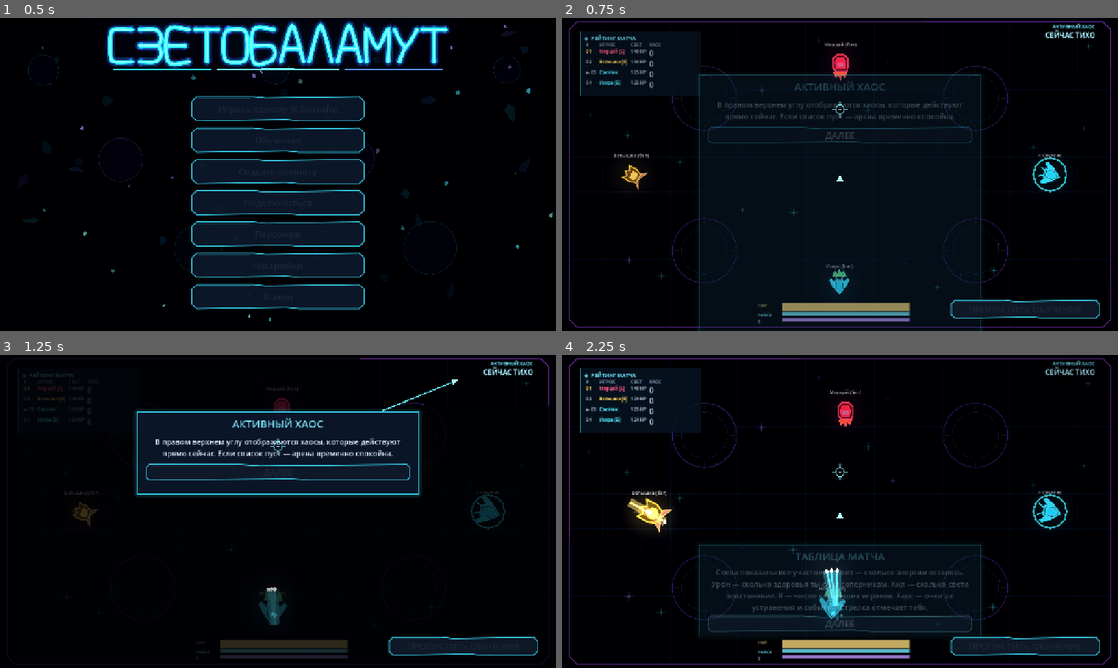
Above: before the commit, frames 1-4 (two rows, left to right).
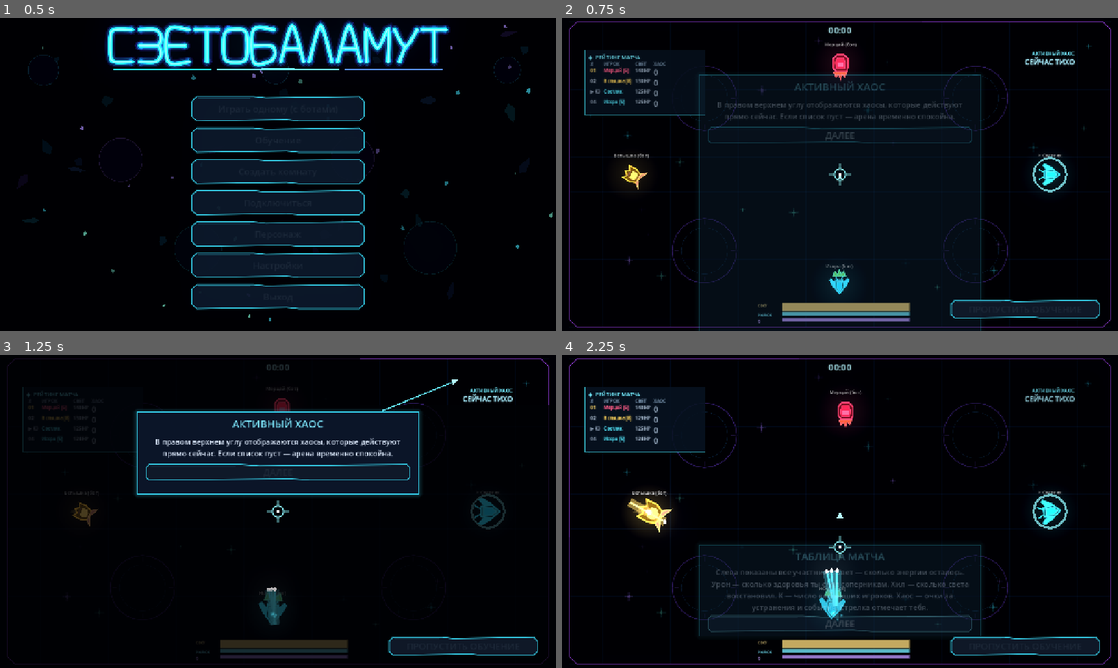
Above: after the commit, the same moments.

Repository: DvoreZZKy/svetobalamut
Game: Godot game, scene res://scenes/menu.tscn
The game is run twice, just before and just after one commit, with the same random seed, the same clock (stepped at 60 frames per second) and the same inputs.
Inputs (mouse positions are in pixels of both pictures, inside the frame that each line leads up to):
- Up to frame 1 (0.5 s): no input
- Up to frame 2 (0.75 s): click "Играть одному (с ботами)" at 0.5 s
- Up to frame 3 (1.25 s): no input
- Up to frame 4 (2.25 s): tap Enter (restart) at 1.25 s; move the mouse to (962, 495) at 1.27 s; press the mouse at (962, 495) at 1.28 s; hold D (right) 1.28-2 s; tap E (possess) at 1.55 s; release the mouse at (962, 495) at 2 s; click "ДАЛЕЕ" at 2 s

Frame 1 is identical in both runs. In frame 2, 2.6% of the frame differs, in the area x 3-96%, y 1-89%; in frame 3, 1.1%; in frame 4, 5.1%, in the area x 3-96%, y 1-85%.

Commit message:
Implement arena stopwatch mouse controls and interactive result cards

Diff:
--- a/scripts/arena.gd
+++ b/scripts/arena.gd
@@ -100,6 +100,10 @@
 var capsule_reload_bar: ProgressBar
 var cursor_layer: CanvasLayer
 var cursor_canvas: Control
+var aim_screen_pos := Vector2.ZERO
+var stopwatch_lbl: Label
+var result_cards: Array[Button] = []
+var result_detail_open := false
 var banner: Label
 var score_lbl: RichTextLabel
 var help_lbl: Label
@@ -308,10 +312,10 @@
 	timer_lbl.mouse_filter = Control.MOUSE_FILTER_IGNORE
 	timer_lbl.anchor_left = 1.0
 	timer_lbl.anchor_right = 1.0
-	timer_lbl.offset_left = -383
-	timer_lbl.offset_right = -53
-	timer_lbl.offset_top = 12
-	timer_lbl.offset_bottom = 270
+	timer_lbl.offset_left = -430
+	timer_lbl.offset_right = -100
+	timer_lbl.offset_top = 74
+	timer_lbl.offset_bottom = 332
 	timer_lbl.horizontal_alignment = HORIZONTAL_ALIGNMENT_RIGHT
 	timer_lbl.add_theme_font_size_override("normal_font_size", 11)
 	timer_lbl.add_theme_font_override("normal_font", _bold_hud_font())
@@ -320,6 +324,14 @@
 	timer_lbl.add_theme_constant_override("table_v_separation", 1)
 	timer_lbl.modulate = Color("#a9efff")
 	cl.add_child(timer_lbl)
+	stopwatch_lbl = _label("00:00", 20, Vector2.ZERO, Vector2(160, 34), cl, true)
+	stopwatch_lbl.anchor_left = 0.5
+	stopwatch_lbl.anchor_right = 0.5
+	stopwatch_lbl.offset_left = -80
+	stopwatch_lbl.offset_right = 80
+	stopwatch_lbl.offset_top = 14
+	stopwatch_lbl.offset_bottom = 48
+	stopwatch_lbl.add_theme_color_override("font_color", Color("#b7f7ff"))
 	banner = _label("", 70, Vector2.ZERO, Vector2(1280, 100), cl, true)
 	banner.anchor_left = 0.5
 	banner.anchor_right = 0.5
@@ -333,7 +345,7 @@
 	score_lbl.bbcode_enabled = true
 	score_lbl.fit_content = false
 	score_lbl.scroll_active = false
-	score_lbl.position = Vector2(42, 30)
+	score_lbl.position = Vector2(52, 74)
 	score_lbl.size = Vector2(280, 150)
 	score_lbl.clip_contents = true
 	score_lbl.mouse_filter = Control.MOUSE_FILTER_IGNORE
@@ -513,6 +525,15 @@
 	cl.add_child(over_menu_btn)
 	over_restart_btn.visible = false
 	over_menu_btn.visible = false
+	for category in ["УРОН", "ХИЛ", "УБИЙСТВА", "ХАОС"]:
+		var card := FacetButton.new()
+		card.text = category
+		card.custom_minimum_size = Vector2(190, 118)
+		card.visible = false
+		_style_result_button(card, Color("#64eaff"))
+		card.pressed.connect(_open_result_category.bind(category))
+		cl.add_child(card)
+		result_cards.append(card)
 
 
 # -------------------------------------------------------------- рисование --
@@ -669,35 +690,48 @@
 	add_child(cursor_layer)
 	cursor_canvas = Control.new()
 	cursor_canvas.mouse_filter = Control.MOUSE_FILTER_IGNORE
-	cursor_canvas.size = Vector2(38, 38)
+	cursor_canvas.size = Vector2(48, 48)
 	cursor_canvas.z_index = 100
 	cursor_canvas.draw.connect(_draw_aim_cursor)
 	cursor_layer.add_child(cursor_canvas)
-	Input.mouse_mode = Input.MOUSE_MODE_HIDDEN
+	Input.mouse_mode = Input.MOUSE_MODE_CAPTURED
+	aim_screen_pos = get_viewport().get_visible_rect().size * 0.5
 
 
 func _draw_aim_cursor() -> void:
 	if not is_instance_valid(cursor_canvas):
 		return
-	var center := Vector2(19, 19)
+	var center := Vector2(24, 24)
 	var color := Color("#8df6ff")
-	cursor_canvas.draw_arc(center, 10.0, 0.0, TAU, 32, Color(color, 0.9), 1.6, true)
-	cursor_canvas.draw_line(Vector2(19, 1), Vector2(19, 8), color, 2.0, true)
-	cursor_canvas.draw_line(Vector2(19, 30), Vector2(19, 37), color, 2.0, true)
-	cursor_canvas.draw_line(Vector2(1, 19), Vector2(8, 19), color, 2.0, true)
-	cursor_canvas.draw_line(Vector2(30, 19), Vector2(37, 19), color, 2.0, true)
-	cursor_canvas.draw_circle(center, 2.0, Color.WHITE)
+	cursor_canvas.draw_arc(center, 13.0, 0.0, TAU, 32, Color.BLACK, 5.0, true)
+	cursor_canvas.draw_arc(center, 13.0, 0.0, TAU, 32, Color(color, 1.0), 2.8, true)
+	cursor_canvas.draw_line(Vector2(24, 0), Vector2(24, 9), Color.BLACK, 5.0, true)
+	cursor_canvas.draw_line(Vector2(24, 39), Vector2(24, 48), Color.BLACK, 5.0, true)
+	cursor_canvas.draw_line(Vector2(0, 24), Vector2(9, 24), Color.BLACK, 5.0, true)
+	cursor_canvas.draw_line(Vector2(39, 24), Vector2(48, 24), Color.BLACK, 5.0, true)
+	cursor_canvas.draw_line(Vector2(24, 0), Vector2(24, 9), color, 2.2, true)
+	cursor_canvas.draw_line(Vector2(24, 39), Vector2(24, 48), color, 2.2, true)
+	cursor_canvas.draw_line(Vector2(0, 24), Vector2(9, 24), color, 2.2, true)
+	cursor_canvas.draw_line(Vector2(39, 24), Vector2(48, 24), color, 2.2, true)
+	cursor_canvas.draw_circle(center, 3.0, Color.WHITE)
 
 
 func _read_input() -> Dictionary:
 	return {
 		"mv": Input.get_vector("left", "right", "up", "down"),
-		"aim": get_global_mouse_position(),
+		"aim": get_canvas_transform().affine_inverse() * aim_screen_pos,
 		"fire": Input.is_action_pressed("fire"),
 		"dash": Input.is_action_pressed("dash"),
-		"poss": Input.is_action_pressed("possess"),
+		"poss": Input.is_action_pressed("possess") or (bool(view.get("pl", []).filter(func(p): return int(p.i) == local_id and p.s).size() > 0) and Input.is_action_pressed("fire")),
 		"ability": Input.is_action_just_pressed("ability"),
 	}
+
+
+func _input(event: InputEvent) -> void:
+	if event is InputEventMouseMotion and not pause_open:
+		var sensitivity := G.mouse_sensitivity if G.match_mouse_sensitivity else 1.0
+		aim_screen_pos += event.relative * sensitivity
+		aim_screen_pos = aim_screen_pos.clamp(Vector2.ZERO, get_viewport().get_visible_rect().size)
 
 
 func _process(dt: float) -> void:
@@ -716,7 +750,7 @@
 	ability_latch = maxf(0.0, ability_latch - dt)
 	inp["ability"] = ability_latch > 0.0
 	if pause_open:
-		inp = {"mv": Vector2.ZERO, "aim": get_global_mouse_position(),
+		inp = {"mv": Vector2.ZERO, "aim": get_canvas_transform().affine_inverse() * aim_screen_pos,
 			"fire": false, "dash": false, "poss": false, "ability": false}
 	if not is_client:
 		sim.inputs[local_id] = inp
@@ -763,7 +797,7 @@
 		bullet_layer.queue_redraw()
 	last_bullet_count = bullet_count
 	if is_instance_valid(cursor_canvas):
-		cursor_canvas.position = get_viewport().get_mouse_position() - cursor_canvas.size * 0.5
+		cursor_canvas.position = aim_screen_pos - cursor_canvas.size * 0.5
 		cursor_canvas.queue_redraw()
 	shake = maxf(0.0, shake - (shake * 8.0 + 25.0) * dt)
 	var s: float = shake if G.shake_on else 0.0
@@ -841,7 +875,7 @@
 		cam.rotation = 0.0
 	if is_instance_valid(cursor_canvas):
 		cursor_canvas.visible = not pause_open
-	Input.mouse_mode = Input.MOUSE_MODE_VISIBLE if pause_open else Input.MOUSE_MODE_HIDDEN
+	Input.mouse_mode = Input.MOUSE_MODE_VISIBLE if pause_open else Input.MOUSE_MODE_CAPTURED
 	if pause_open:
 		pause_title.text = "ПАУЗА" if (not Net.online or G.tutorial_active) else "МЕНЮ МАТЧА"
 		pause_menu_btn.text = "ВЫЙТИ ИЗ МАТЧА"
@@ -961,8 +995,9 @@
 			pv.hat = new_hat
 		var lbl: Label = pv.lbl
 		root.visible = vis
-		local_ring.visible = (id == local_id and not shadow and not _is_potato())
-		local_ring.width = 4.0 + 1.5 * (0.5 + 0.5 * sin(t * 5.0))
+		local_ring.visible = (id == local_id and not shadow) or float(pd.get("dr", 0.0)) > 0.0
+		local_ring.default_color = Color("#ffdc70") if float(pd.get("dr", 0.0)) > 0.0 else Color("#8df6ff")
+		local_ring.width = 5.0 + 2.0 * (0.5 + 0.5 * sin(t * 7.0))
 		capsule_charge_ring.visible = false
 		var ability_ring: Line2D = pv.ability_ring
 		var ability_on: bool = float(pd.get("ab", 0.0)) > 0.0 and not shadow and (int(pd.k) == 0 or int(pd.k) == 1)
@@ -992,7 +1027,7 @@
 			if not _is_potato():
 				actor.scale = Vector2.ONE * 0.62 * (1.0 + 0.025 * sin(t * 4.0 + float(id)))
 		else:
-			var c := col if _is_potato() else G.hdr(col, 0.78 + 0.42 * lf)
+			var c := col if _is_potato() else G.hdr(col, 1.0 + 0.55 * lf)
 			if pd.h > 0.0:
 				c = Color.WHITE if _is_potato() else Color(3.2, 3.2, 3.2)
 			if pd.iv > 0.0 and not _is_potato():
@@ -1004,7 +1039,7 @@
 				root.position += Vector2(randf_range(-6, 6), randf_range(-6, 6))
 			actor.modulate = c
 			var hc := G.hdr(col, 0.12 + 0.28 * lf)
-			hc.a = 0.12 + 0.22 * lf
+			hc.a = 0.20 + 0.32 * lf
 			halo.modulate = hc
 		lbl.visible = vis and not shadow
 		var nm: String = pd.n
@@ -1155,6 +1190,8 @@
 	if pause_open:
 		_layout_pause_menu()
 	var over: bool = view.get("ph", "play") == "over"
+	var elapsed := int(float(view.get("elapsed", 0.0)))
+	stopwatch_lbl.text = "%02d:%02d" % [elapsed / 60, elapsed % 60]
 	var active_chaos: Array[String] = []
 	var fx: Dictionary = view.get("fx", {})
 	for chaos_key in fx.keys():
@@ -1239,45 +1276,104 @@
 		over_shape.visible = true
 		over_outline.visible = true
 		over_lbl.visible = true
-		over_restart_btn.visible = not is_client
+		over_restart_btn.visible = not is_client and not result_detail_open
 		over_menu_btn.visible = true
-		var wn := "никто"
-		for pd in view.get("pl", []):
-			if pd.i == view.get("wn", 0):
-				wn = pd.n
-		var final_rows: Array = []
-		for pd in view.get("pl", []):
-			if not pd.d:
-				final_rows.append(pd)
-		var damage_rank := final_rows.duplicate()
-		var heal_rank := final_rows.duplicate()
-		var kill_rank := final_rows.duplicate()
-		var chaos_rank := final_rows.duplicate()
-		damage_rank.sort_custom(func(a, b): return float(a.get("dm", 0.0)) > float(b.get("dm", 0.0)))
-		heal_rank.sort_custom(func(a, b): return float(a.get("hl", 0.0)) > float(b.get("hl", 0.0)))
-		kill_rank.sort_custom(func(a, b): return int(a.ki) > int(b.ki))
-		chaos_rank.sort_custom(func(a, b): return int(a.pt) > int(b.pt))
-		var report := "[center][font_size=30][b][color=#68edff]◈  ИТОГИ МАТЧА  ◈[/color][/b][/font_size]\n"
-		report += "[font_size=24][color=#ffffff]ПОБЕДИТЕЛЬ[/color]  [color=#ffd76a]%s[/color][/font_size]\n" % wn
-		report += "[color=#52718e]━━━━━━━━━━━━━━━━━━━━━━━━━━━━━━━━━━━━[/color]\n"
-		report += "[font_size=18][b][color=#ff8d83]⚔  УРОН[/color][/b][/font_size]\n"
-		report += "[font_size=20][color=#eaf6ff]%s[/color][/font_size]\n" % _rank_line(damage_rank, "dm")
-		report += "[font_size=18][b][color=#69e9bd]✚  ВОССТАНОВЛЕНИЕ[/color][/b][/font_size]\n"
-		report += "[font_size=20][color=#eaf6ff]%s[/color][/font_size]\n" % _rank_line(heal_rank, "hl")
-		report += "[font_size=18][b][color=#c5a0ff]✦  УБИЙСТВА[/color][/b][/font_size]\n"
-		report += "[font_size=20][color=#eaf6ff]%s[/color][/font_size]\n" % _rank_line(kill_rank, "ki")
-		report += "[font_size=18][b][color=#ffd76a]☄  ХАОС[/color][/b][/font_size]\n"
-		report += "[font_size=20][color=#eaf6ff]%s[/color][/font_size][/center]" % _rank_line(chaos_rank, "pt")
-		over_lbl.text = report
-		over_lbl.modulate = Color.WHITE
-		_layout_game_over()
+		if not result_detail_open:
+			over_menu_btn.text = "В МЕНЮ"
+			if not over_menu_btn.pressed.is_connected(_to_menu):
+				over_menu_btn.pressed.connect(_to_menu)
+			var winner_name := "никто"
+			var final_rows: Array = []
+			for pd in view.get("pl", []):
+				if pd.i == view.get("wn", 0):
+					winner_name = str(pd.n)
+				if not pd.d:
+					final_rows.append(pd)
+			var category_ranks := [final_rows.duplicate(), final_rows.duplicate(), final_rows.duplicate(), final_rows.duplicate()]
+			category_ranks[0].sort_custom(func(a, b): return float(a.get("dm", 0.0)) > float(b.get("dm", 0.0)))
+			category_ranks[1].sort_custom(func(a, b): return float(a.get("hl", 0.0)) > float(b.get("hl", 0.0)))
+			category_ranks[2].sort_custom(func(a, b): return int(a.ki) > int(b.ki))
+			category_ranks[3].sort_custom(func(a, b): return int(a.pt) > int(b.pt))
+			var category_names := ["УРОН", "ХИЛ", "УБИЙСТВА", "ХАОС"]
+			var stat_keys := ["dm", "hl", "ki", "pt"]
+			var report := "[center][font_size=30][b][color=#68edff]◈  ИТОГИ МАТЧА  ◈[/color][/b][/font_size]\n"
+			report += "[font_size=22][color=#ffffff]ПОБЕДИТЕЛЬ[/color]  [color=#ffd76a]%s[/color]\n" % winner_name
+			report += "[font_size=16][color=#9ab8d4]ВРЕМЯ МАТЧА  %02d:%02d[/color][/font_size][/center]" % [int(float(view.get("elapsed", 0.0))) / 60, int(float(view.get("elapsed", 0.0))) % 60]
+			over_lbl.text = report
+			over_lbl.modulate = Color.WHITE
+			for i in result_cards.size():
+				var card := result_cards[i]
+				var ranking: Array = category_ranks[i]
+				if not ranking.is_empty():
+					var leader: Dictionary = ranking[0]
+					card.text = "%s\n%s\n%s" % [category_names[i], str(leader.n), str(int(leader.get(stat_keys[i], 0)))]
+					if not card.has_meta("portrait_ready"):
+						var portrait := SubViewportContainer.new()
+						portrait.position = Vector2(7, 8)
+						portrait.size = Vector2(72, 76)
+						portrait.stretch = true
+						portrait.mouse_filter = Control.MOUSE_FILTER_IGNORE
+						var portrait_vp := SubViewport.new()
+						portrait_vp.size = Vector2i(120, 120)
+						portrait_vp.transparent_bg = true
+						portrait_vp.render_target_update_mode = SubViewport.UPDATE_ALWAYS
+						portrait.add_child(portrait_vp)
+						var portrait_actor := VectorActor.new()
+						portrait_actor.position = Vector2(60, 66)
+						portrait_actor.scale = Vector2.ONE * 0.82
+						portrait_vp.add_child(portrait_actor)
+						portrait_actor.setup(int(leader.k), G.col(int(leader.c)), int(leader.get("outfit", 0)), int(leader.get("hat", 0)))
+						card.add_child(portrait)
+						card.set_meta("portrait_ready", true)
+				card.visible = true
+			_layout_game_over()
 	else:
 		over_rect.visible = false
 		over_shape.visible = false
 		over_outline.visible = false
 		over_lbl.visible = false
+		for card in result_cards:
+			card.visible = false
+		result_detail_open = false
 		over_restart_btn.visible = false
 		over_menu_btn.visible = false
+
+func _open_result_category(category: String) -> void:
+	result_detail_open = true
+	var key: String = str({"УРОН":"dm", "ХИЛ":"hl", "УБИЙСТВА":"ki", "ХАОС":"pt"}.get(category, "pt"))
+	var rows: Array = []
+	for pd in view.get("pl", []):
+		rows.append(pd)
+	rows.sort_custom(func(a, b): return float(a.get(key, 0.0)) > float(b.get(key, 0.0)))
+	var lines := "[center][font_size=26][b][color=#70eaff]%s[/color][/b][/font_size]\n" % category
+	for i in rows.size():
+		var p: Dictionary = rows[i]
+		lines += "%02d   %s   •   %s\n" % [i + 1, str(p.n), str(int(p.get(key, 0)))]
+	lines += "[/center]"
+	over_lbl.text = lines
+	for card in result_cards:
+		card.visible = false
+	over_restart_btn.visible = false
+	over_menu_btn.text = "ВЕРНУТЬСЯ"
+	if over_menu_btn.pressed.is_connected(_to_menu):
+		over_menu_btn.pressed.disconnect(_to_menu)
+	over_menu_btn.pressed.connect(_close_result_category, CONNECT_ONE_SHOT)
+	var tween := create_tween()
+	over_lbl.modulate.a = 0.0
+	tween.tween_property(over_lbl, "modulate:a", 1.0, 0.35)
+
+
+func _close_result_category() -> void:
+	result_detail_open = false
+	over_menu_btn.text = "В МЕНЮ"
+	if over_menu_btn.pressed.is_connected(_close_result_category):
+		over_menu_btn.pressed.disconnect(_close_result_category)
+	if not over_menu_btn.pressed.is_connected(_to_menu):
+		over_menu_btn.pressed.connect(_to_menu)
+	for card in result_cards:
+		card.visible = true
+	over_restart_btn.visible = not is_client
+	over_lbl.modulate.a = 1.0
 
 
 func _rank_line(rank: Array, key: String) -> String:
@@ -1326,6 +1422,11 @@
 	over_lbl.size = Vector2(panel_size.x - 104.0, panel_size.y - 150.0)
 	over_lbl.add_theme_font_size_override("normal_font_size", 20)
 	over_lbl.add_theme_constant_override("line_separation", 5)
+	var cards_y := pos.y + 150.0
+	for i in result_cards.size():
+		result_cards[i].position = Vector2(pos.x + 55.0 + float(i) * 220.0, cards_y)
+		result_cards[i].size = Vector2(190, 150)
+	over_lbl.size.y = 110.0
 	var buttons_y := pos.y + panel_size.y - 82.0
 	over_restart_btn.position = Vector2(pos.x + panel_size.x * 0.5 - 232.0, buttons_y)
 	over_menu_btn.position = Vector2(pos.x + panel_size.x * 0.5 + 22.0, buttons_y)
